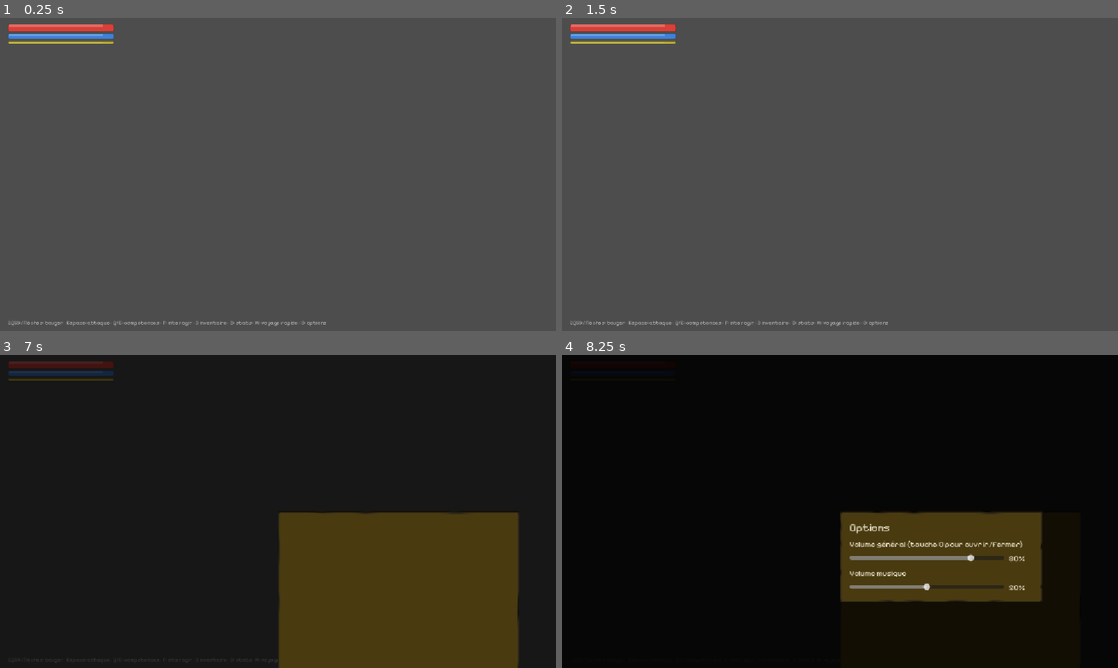
Above: before the commit, frames 1-4 (two rows, left to right).
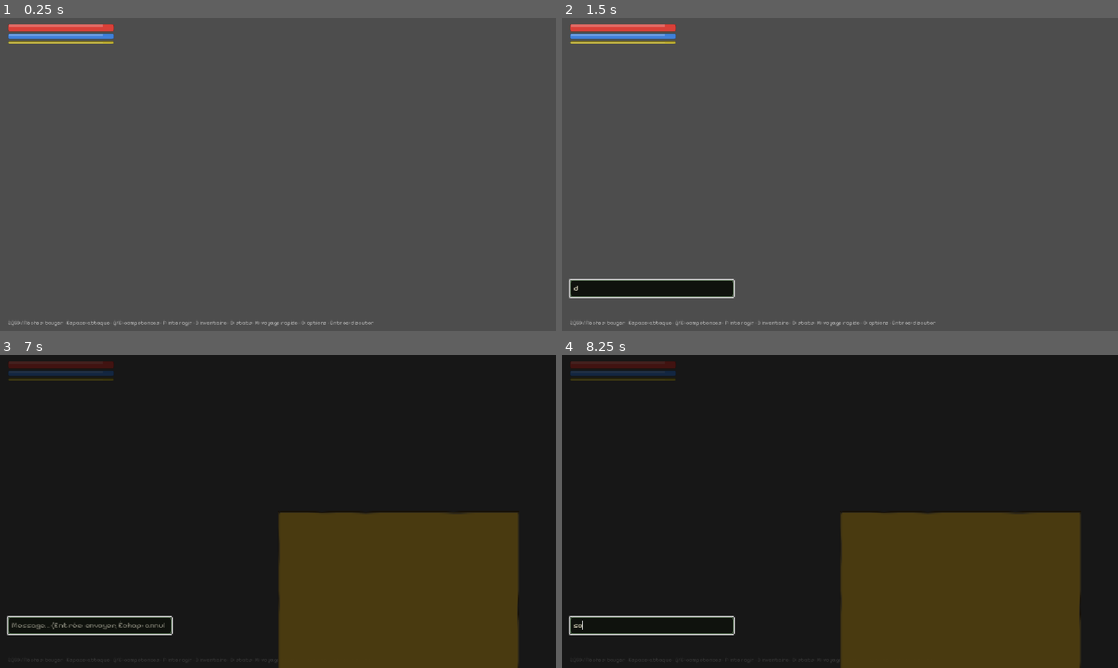
Above: after the commit, the same moments.

Repository: saintstrif13001/riendupout
Game: Godot game, scene res://scenes/Hud.tscn
Two runs of this game, one before a commit and one after it. Both use one fixed random seed, a clock stepped at 60 frames per second and the inputs below. This scene is started directly instead of the project's main scene.
Inputs (mouse positions are in pixels of both pictures, inside the frame that each line leads up to):
- Up to frame 1 (0.25 s): no input
- Up to frame 2 (1.5 s): tap Enter at 0.5, 0.6 s; move the mouse to (962, 158) at 0.52 s; hold D 0.53-1.25 s; click (962, 158) at 0.67 s; tap Space at 0.77, 1.25 s; tap Keypad Enter at 0.8 s; drag from (728, 190) to (812, 237) at 1.27 s
- Up to frame 3 (7 s): tap Enter at 2, 3.5, 3.6 s; move the mouse to (333, 442) at 2.02 s; hold D 2.03-2.75 s; tap Q at 2.1, 5.1 s; click (333, 442) at 2.17 s; tap E at 2.3, 5.3 s; tap Space at 2.75, 3.77, 5, 6.77 s; drag from (250, 574) to (111, 464) at 2.77 s; move the mouse to (444, 558) at 3.52 s; hold A 3.53-4.25 s; click (444, 558) at 3.67 s; tap Keypad Enter at 3.8, 6.8 s; tap Escape at 4.15 s; drag from (111, 464) to (194, 433) at 4.27 s; move the mouse to (305, 511) at 5.02 s; hold S 5.03-5.75 s; click (305, 511) at 5.17 s; drag from (194, 433) to (166, 527) at 5.77 s; move the mouse to (400, 495) at 6.52 s; hold W from 6.53 s (still down); tap I at 6.6 s; click (400, 495) at 6.67 s
- Up to frame 4 (8.25 s): release W at 7.25 s; drag from (728, 527) to (812, 574) at 7.27 s; move the mouse to (895, 442) at 8.02 s; hold S from 8.03 s (still down); tap O at 8.1 s; click (895, 442) at 8.17 s

The runs differ from the first frame. In frame 1, less than 0.1% of the frame differs, in the area x 59-68%, y 96-98%; in frame 2, 1.8%; in frame 3, 0.6%; in frame 4, 14%, in the area x 1-94%, y 2-100%.
Error before the commit: Invalid access to property or key 'char_data' on a base object of type 'Nil'. (res://scripts/hud.gd:898)
Error after the commit: Invalid call. Nonexistent function 'send_chat_message' in base 'Nil'. (res://scripts/hud.gd:453)

Commit message:
Ajoute un chat texte en jeu (touche Entree) pour la coop jusqu'a 4 joueurs
C'est un jeu coop jusqu'a 4 joueurs et il n'existait litteralement aucun
moyen de communiquer en jeu (ni chat, ni ping) : la seule option etait
la voix externe. Entree ouvre une ligne de saisie (Entree envoie,
Echap annule) ; le journal (8 derniers messages) reste affiche au-dessus
de l'aide clavier. Topologie ENet en etoile oblige : un client relaie
son message via l'hote (net_chat_request), qui le rediffuse a tout le
monde (net_chat_receive) ; l'hote/solo diffuse directement.

Corrige aussi un vrai defaut trouve en testant : assigner un
remote_players[pid] libere a une variable typee Player declenchait un
message d'erreur meme avec le garde is_instance_valid() juste apres
(l'erreur survient a l'assignation elle-meme). Reordonne les 3 sites
restants (update_enemies, le buff de groupe, find_nearest_ally_in_range)
pour verifier is_instance_valid() AVANT l'assignation typee.

Test ajoute : test_chat dans capture.gd (message vide ignore, espaces
retires, troncature a 140 caracteres, journal plafonne a 8, et le garde
anti-deplacement de handle_movement() bloque bien le mouvement quand le
chat a le focus clavier).

Diff:
--- a/scripts/hud.gd
+++ b/scripts/hud.gd
@@ -29,6 +29,11 @@
 var minimap: Control
 var stats_overlay: Control
 var stats_box: VBoxContainer
+var chat_overlay: Control
+var chat_log_box: VBoxContainer
+var chat_input: LineEdit
+var chat_messages: Array = []
+const CHAT_MAX_MESSAGES := 8
 var fade_rect: ColorRect
 
 func bind(w) -> void:
@@ -51,6 +56,7 @@
 	_build_travel_overlay()
 	_build_options_overlay()
 	_build_stats_overlay()
+	_build_chat()
 	_build_fade_overlay()
 
 func _build_fade_overlay() -> void:
@@ -119,7 +125,7 @@
 	root.add_child(quest_label)
 
 	var help = Label.new()
-	help.text = "ZQSD/Flèches: bouger · Espace: attaque · Q/E: compétences · F: interagir · I: inventaire · C: stats · M: voyage rapide · O: options"
+	help.text = "ZQSD/Flèches: bouger · Espace: attaque · Q/E: compétences · F: interagir · I: inventaire · C: stats · M: voyage rapide · O: options · Entrée: discuter"
 	help.add_theme_font_size_override("font_size", 11)
 	help.add_theme_color_override("font_color", Color(1,1,1,0.6))
 	help.set_anchors_preset(Control.PRESET_BOTTOM_LEFT)
@@ -407,6 +413,66 @@
 
 	_add_button(stats_box, "Fermer (C)", func(): stats_overlay.visible = false)
 
+func _build_chat() -> void:
+	# C'est un jeu coop jusqu'à 4 joueurs et il n'existait aucun moyen de
+	# communiquer en jeu (ni chat, ni pings). Journal discret en bas à gauche
+	# (au-dessus de l'aide clavier) + une ligne de saisie ouverte avec Entrée.
+	chat_overlay = VBoxContainer.new()
+	chat_overlay.theme = UiTheme.build()
+	chat_overlay.add_theme_constant_override("separation", 1)
+	chat_overlay.set_anchors_preset(Control.PRESET_BOTTOM_LEFT)
+	chat_overlay.grow_vertical = Control.GROW_DIRECTION_BEGIN # s'étend vers le haut quand des messages s'ajoutent
+	chat_overlay.position = Vector2(16, -70)
+	chat_overlay.custom_minimum_size = Vector2(340, 0)
+	chat_overlay.mouse_filter = Control.MOUSE_FILTER_IGNORE
+	add_child(chat_overlay)
+
+	chat_log_box = VBoxContainer.new()
+	chat_log_box.add_theme_constant_override("separation", 1)
+	chat_log_box.mouse_filter = Control.MOUSE_FILTER_IGNORE
+	chat_overlay.add_child(chat_log_box)
+
+	chat_input = LineEdit.new()
+	chat_input.visible = false
+	chat_input.custom_minimum_size = Vector2(340, 28)
+	chat_input.placeholder_text = "Message... (Entrée: envoyer, Échap: annuler)"
+	chat_input.max_length = 140
+	chat_overlay.add_child(chat_input)
+	chat_input.text_submitted.connect(_on_chat_submitted)
+	chat_input.gui_input.connect(_on_chat_gui_input)
+
+func is_chat_focused() -> bool:
+	return chat_input.visible and chat_input.has_focus()
+
+func open_chat() -> void:
+	chat_input.text = ""
+	chat_input.visible = true
+	chat_input.grab_focus()
+
+func _on_chat_submitted(text: String) -> void:
+	world.send_chat_message(text)
+	chat_input.text = ""
+	chat_input.visible = false
+
+func _on_chat_gui_input(event: InputEvent) -> void:
+	if event is InputEventKey and event.pressed and event.physical_keycode == KEY_ESCAPE:
+		chat_input.text = ""
+		chat_input.visible = false
+		get_viewport().set_input_as_handled()
+
+func add_chat_message(sender_name: String, text: String) -> void:
+	chat_messages.append({"sender": sender_name, "text": text})
+	if chat_messages.size() > CHAT_MAX_MESSAGES:
+		chat_messages.pop_front()
+	_clear_box(chat_log_box)
+	for m in chat_messages:
+		var l = Label.new()
+		l.text = "%s: %s" % [m.sender, m.text]
+		l.add_theme_font_size_override("font_size", 13)
+		l.add_theme_color_override("font_color", Color(1, 1, 1, 0.85))
+		l.autowrap_mode = TextServer.AUTOWRAP_WORD
+		chat_log_box.add_child(l)
+
 func render_travel() -> void:
 	var cd = world.char_data
 	_clear_box(travel_box)
@@ -438,6 +504,8 @@
 	elif event.physical_keycode == KEY_C:
 		if stats_overlay.visible: stats_overlay.visible = false
 		else: render_stats(); stats_overlay.visible = true
+	elif event.physical_keycode == KEY_ENTER or event.physical_keycode == KEY_KP_ENTER:
+		open_chat()
 	elif event.physical_keycode == KEY_ESCAPE:
 		close_all()
 		travel_overlay.visible = false
--- a/scripts/tools/capture.gd
+++ b/scripts/tools/capture.gd
@@ -190,6 +190,12 @@
 			_run_stats_screen_test()
 		elif test_mode == "test_music_system":
 			_run_music_system_test()
+		elif test_mode == "test_chat":
+			_run_chat_test()
+		elif test_mode == "show_chat":
+			var hud_c = inst.get_node("Hud")
+			hud_c.add_chat_message("Testeur", "Bonjour le groupe !")
+			hud_c.open_chat()
 		elif test_mode == "test_progression_stats_display":
 			_run_progression_stats_display_test()
 		elif test_mode == "test_gather_stats_display":
@@ -1660,6 +1666,40 @@
 	print("TEST_RESULT music_bus_exists=%s music_bus_routed_to_master=%s music_volume_persisted=%s calm_dominant_in_village=%s mood_switched_to_tension=%s tension_gain_rising=%s (tension_gain=%.2f)"
 		% [music_bus_exists, music_bus_routed_to_master, music_volume_persisted, calm_dominant_in_village, mood_switched_to_tension, tension_gain_rising, audio._tension_gain])
 
+func _run_chat_test() -> void:
+	print("TEST_START:chat")
+	# C'est un jeu coop jusqu'à 4 joueurs et il n'existait aucun moyen de
+	# communiquer en jeu. Verifie la validation des messages (vide/espaces
+	# ignorés, troncature à 140 caractères, journal plafonné), et que le
+	# garde anti-déplacement dans handle_movement() fonctionne bien quand le
+	# chat a le focus (sans ce garde, taper "s"/"d" déplace aussi le perso).
+	var hud = inst.get_node("Hud")
+
+	inst.send_chat_message("   ")
+	var empty_ignored = hud.chat_messages.is_empty()
+
+	inst.send_chat_message("  Salut le groupe !  ")
+	var trimmed_correctly = not hud.chat_messages.is_empty() and hud.chat_messages[-1].text == "Salut le groupe !"
+	var sender_correct = not hud.chat_messages.is_empty() and hud.chat_messages[-1].sender == inst.char_data.name
+
+	var long_text = "a".repeat(200)
+	inst.send_chat_message(long_text)
+	var truncated_correctly = hud.chat_messages[-1].text.length() == 140
+
+	for i in range(10):
+		inst.send_chat_message("msg%d" % i)
+	var capped_correctly = hud.chat_messages.size() == hud.CHAT_MAX_MESSAGES
+
+	hud.open_chat()
+	var chat_reports_focused = hud.is_chat_focused()
+	inst.player.velocity = Vector2(999, 999) # valeur sentinelle
+	inst.handle_movement(0.1)
+	var movement_blocked_while_focused = (inst.player.velocity == Vector2.ZERO) if chat_reports_focused else true
+	hud.chat_input.visible = false
+
+	print("TEST_RESULT empty_ignored=%s trimmed_correctly=%s sender_correct=%s truncated_correctly=%s capped_correctly=%s chat_reports_focused=%s movement_blocked_while_focused=%s"
+		% [empty_ignored, trimmed_correctly, sender_correct, truncated_correctly, capped_correctly, chat_reports_focused, movement_blocked_while_focused])
+
 func _run_data_integrity_test() -> void:
 	print("TEST_START:data_integrity")
 	var data = root.get_node("/root/Data")
--- a/scripts/world.gd
+++ b/scripts/world.gd
@@ -789,6 +789,13 @@
 	GameState.save_character()
 
 func handle_movement(delta: float) -> void:
+	# is_physical_key_pressed() lit l'état brut du clavier, sans passer par le
+	# système de focus GUI : sans ce garde, taper "s"/"d" dans le chat déplace
+	# aussi le personnage.
+	if hud and hud.is_chat_focused():
+		player.velocity = Vector2.ZERO
+		player.set_anim(player.dir, false)
+		return
 	var vx := 0.0
 	var vy := 0.0
 	if Input.is_physical_key_pressed(KEY_W) or Input.is_physical_key_pressed(KEY_UP): vy = -1
@@ -893,8 +900,9 @@
 			var buff_range = skill.get("range", 0.0)
 			if buff_range <= 0: buff_range = 220.0 # 0 = "portée illimitée locale" -> zone raisonnable autour du lanceur
 			for pid in remote_players.keys():
+				if not is_instance_valid(remote_players[pid]): continue
 				var rp: Player = remote_players[pid]
-				if not is_instance_valid(rp) or rp.dead: continue
+				if rp.dead: continue
 				if player.global_position.distance_to(rp.global_position) <= buff_range:
 					rpc_id(pid, "net_apply_buff", b)
 					spawn_buff_fx(rp)
@@ -931,8 +939,9 @@
 	var best = null
 	var best_d = range_px
 	for pid in remote_players.keys():
+		if not is_instance_valid(remote_players[pid]): continue
 		var rp: Player = remote_players[pid]
-		if not is_instance_valid(rp) or rp.dead: continue
+		if rp.dead: continue
 		var d = player.global_position.distance_to(rp.global_position)
 		if d <= best_d:
 			best_d = d
@@ -1146,6 +1155,35 @@
 	var d = player.global_position.distance_to(e.global_position)
 	if d < 400:
 		grant_kill_rewards(player, e, true)
+
+
+# ---------------- Chat ----------------
+# Aucun moyen de communiquer en jeu n'existait alors que c'est un jeu coop
+# jusqu'à 4 joueurs : seul l'hôte a des connexions directes à tous les clients
+# (topologie étoile via ENet), donc un client relaie son message via l'hôte
+# (net_chat_request) qui le rediffuse ensuite à tout le monde (net_chat_receive).
+func send_chat_message(text: String) -> void:
+	text = text.strip_edges()
+	if text == "": return
+	if text.length() > 140: text = text.substr(0, 140)
+	if is_sim:
+		_broadcast_chat(char_data.name, text)
+	else:
+		rpc_id(1, "net_chat_request", char_data.name, text)
+
+@rpc("any_peer", "reliable")
+func net_chat_request(sender_name: String, text: String) -> void:
+	if not is_sim: return
+	_broadcast_chat(sender_name, text)
+
+func _broadcast_chat(sender_name: String, text: String) -> void:
+	if hud: hud.add_chat_message(sender_name, text)
+	if Net.is_online:
+		rpc("net_chat_receive", sender_name, text)
+
+@rpc("authority", "reliable")
+func net_chat_receive(sender_name: String, text: String) -> void:
+	if hud: hud.add_chat_message(sender_name, text)
 
 func grant_kill_rewards(p: Player, e: Enemy, partial: bool) -> void:
 	var xp_amount = int(e.mdef.xp * 0.5) if partial else e.mdef.xp
@@ -1184,8 +1222,9 @@
 		var target: Player = player
 		var best_d = e.global_position.distance_to(player.global_position)
 		for pid in remote_players.keys():
+			if not is_instance_valid(remote_players[pid]): continue
 			var rp: Player = remote_players[pid]
-			if not is_instance_valid(rp) or rp.dead: continue
+			if rp.dead: continue
 			var d = e.global_position.distance_to(rp.global_position)
 			if d < best_d: best_d = d; target = rp
 		var aggro_range = 260.0 if e.mdef.get("boss", false) else 150.0
